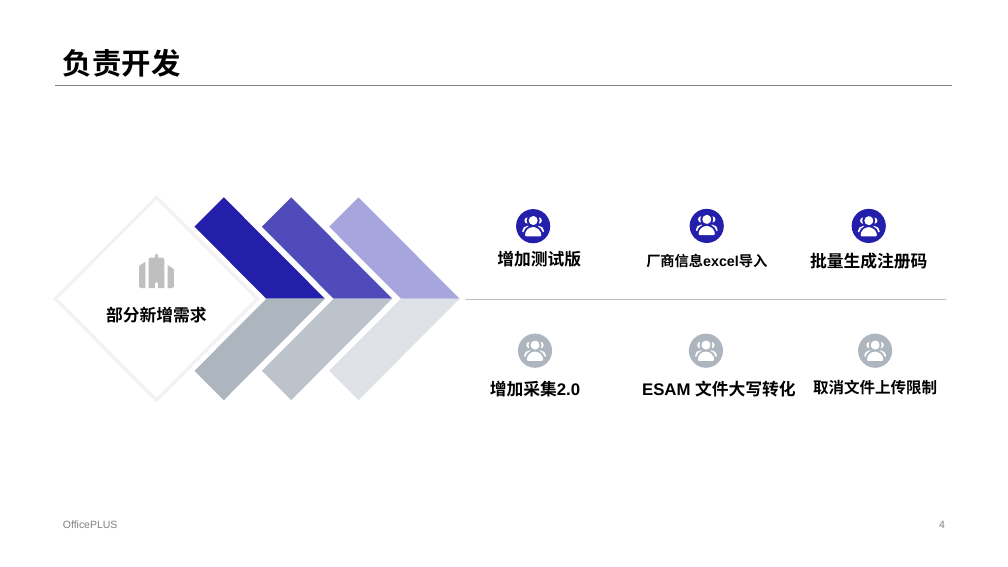
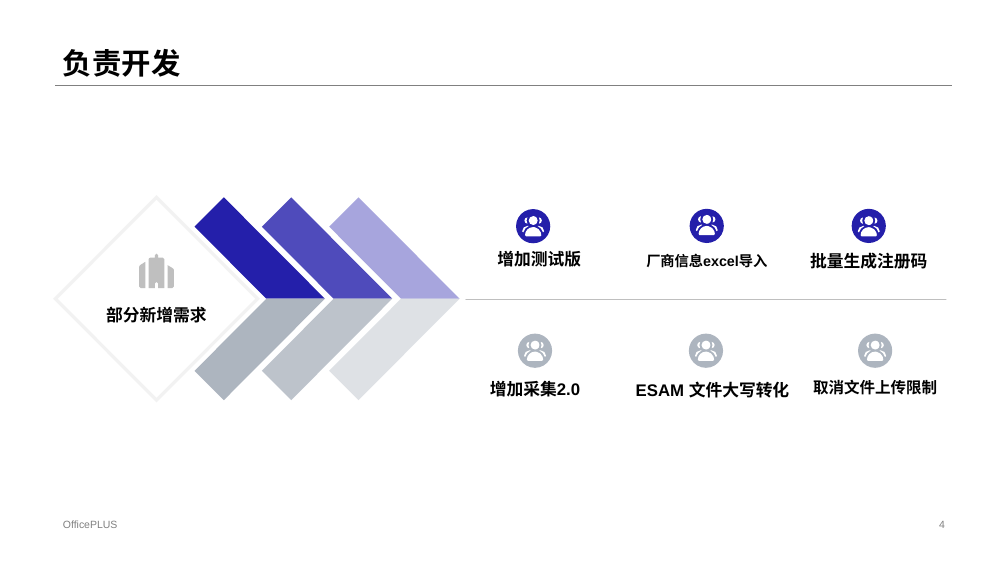
Before and after one commit to czx-dev/note, a slide deck: slide 4 of 陈仲贤述职答辩.pptx. Drawn at 1008x567 pixels with LibreOffice and Linux fonts; fonts in the diff are those of the drawing. Boxes give left, top, right and bottom in pixels: in the first picture for what was removed or moved away, otherwise in the second. Text is boxed around its words. In the diff, an @@ line names an element or a change of style, - is before the commit and + after.

```diff
--- a/陈仲贤述职答辩.pptx
+++ b/陈仲贤述职答辩.pptx
@@ text "ESAM 文件大写转化": place and size @@
-text "ESAM 文件大写转化" at [642,380,795,397]
+text "ESAM 文件大写转化" at [636,381,789,398]
```
Also in this commit, not shown: 5 other slides changed, 17 other files.
